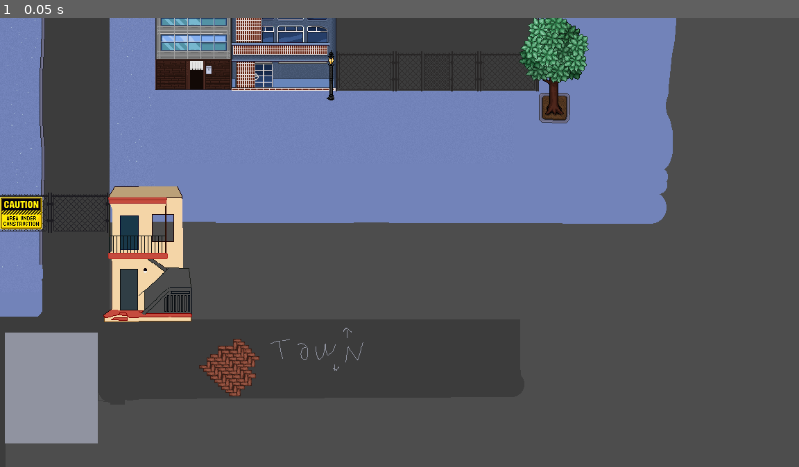
Above: before the commit, frame 1.
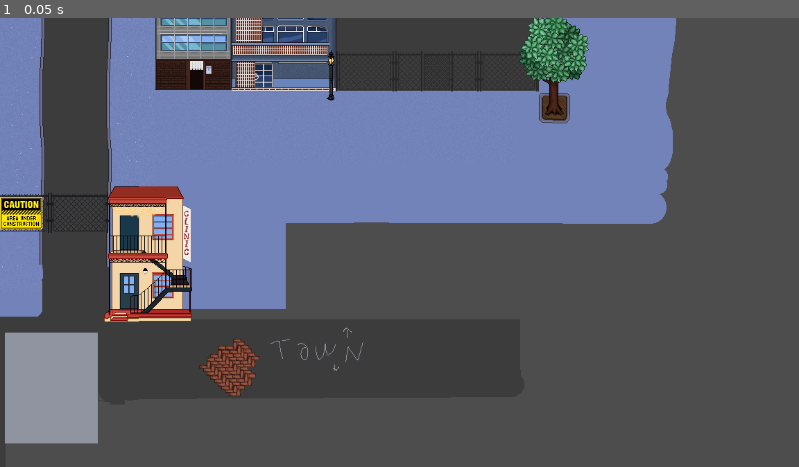
Above: after the commit, the same moment.

Repository: porkbrain/dont-count-the-sheep
Game: Godot game, scene res://assets/scenes/downtown.tscn
Two runs of this game, one before a commit and one after it. Both use one fixed random seed, a clock stepped at 60 frames per second and the inputs below. The project has no main scene, so this scene is started directly.
Inputs:
- Up to frame 1 (0.05 s): no input

The runs differ from the first frame. In frame 1, 4.0% of the frame differs, in the area x 12-36%, y 0-68%.

Commit message:
buildings downtown update

Diff:
--- a/main_game/assets/scenes/downtown.tscn
+++ b/main_game/assets/scenes/downtown.tscn
@@ -22,6 +22,7 @@
 [ext_resource type="Texture2D" uid="uid://bbvuyahml5l4l" path="res://assets/downtown/umbrella_chair.png" id="20_sy6x1"]
 [ext_resource type="Texture2D" uid="uid://cvg4gqeelonji" path="res://assets/downtown/water_bottle_half.png" id="21_8m32a"]
 [ext_resource type="Texture2D" uid="uid://dy8urm75tam2x" path="res://assets/downtown/construction_site_sign.png" id="22_m6eml"]
+[ext_resource type="Texture2D" uid="uid://bqhuebro50e5n" path="res://assets/downtown/tower.png" id="23_7ng4s"]
 
 [sub_resource type="AtlasTexture" id="AtlasTexture_5i4a5"]
 atlas = ExtResource("2_vxd7e")
@@ -300,3 +301,7 @@
 [node name="ConstructionSiteSign" type="Sprite2D" parent="WiredFence2"]
 position = Vector2(1.5, 1)
 texture = ExtResource("22_m6eml")
+
+[node name="Tower" type="Sprite2D" parent="."]
+position = Vector2(-189, -1000)
+texture = ExtResource("23_7ng4s")
Binary file changed: main_game/assets/downtown/bg.png
Binary file added: main_game/assets/downtown/tower.png
Not shown: 1 places in main_game/assets/scenes/downtown.tscn that only renumber resources
